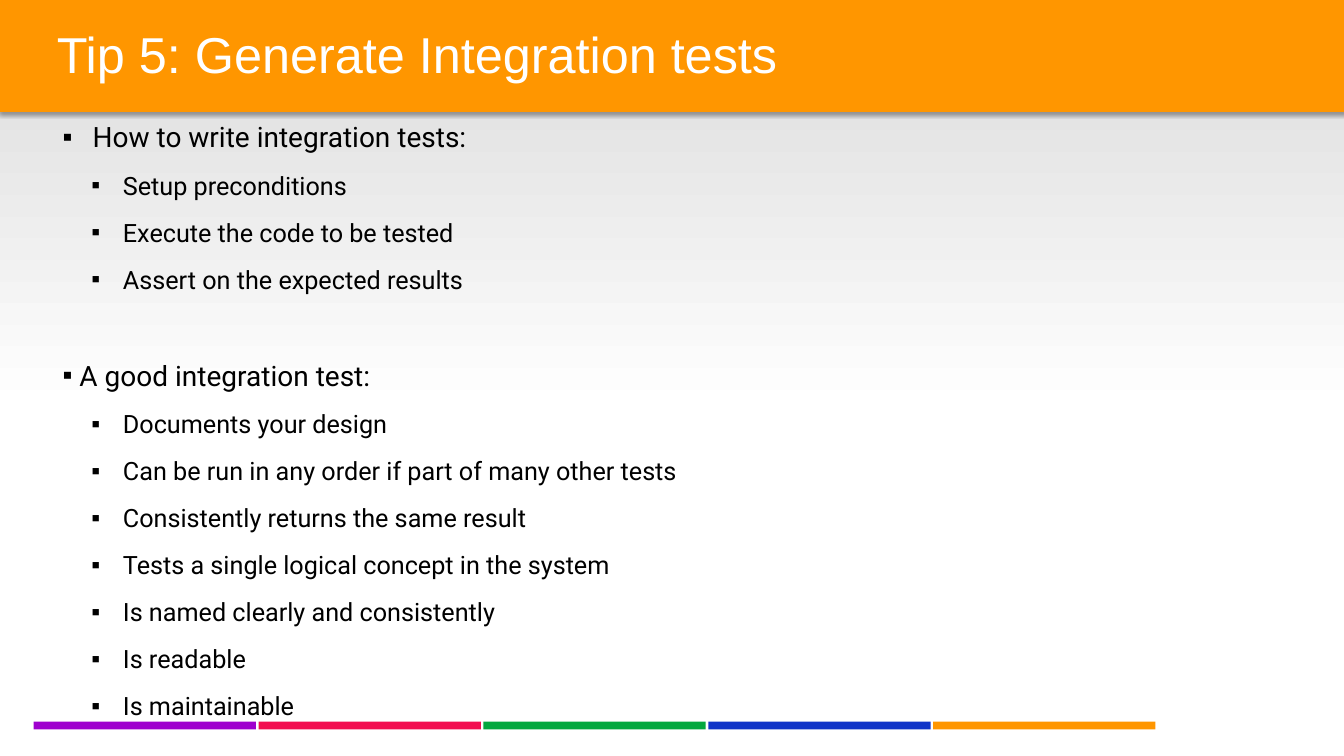
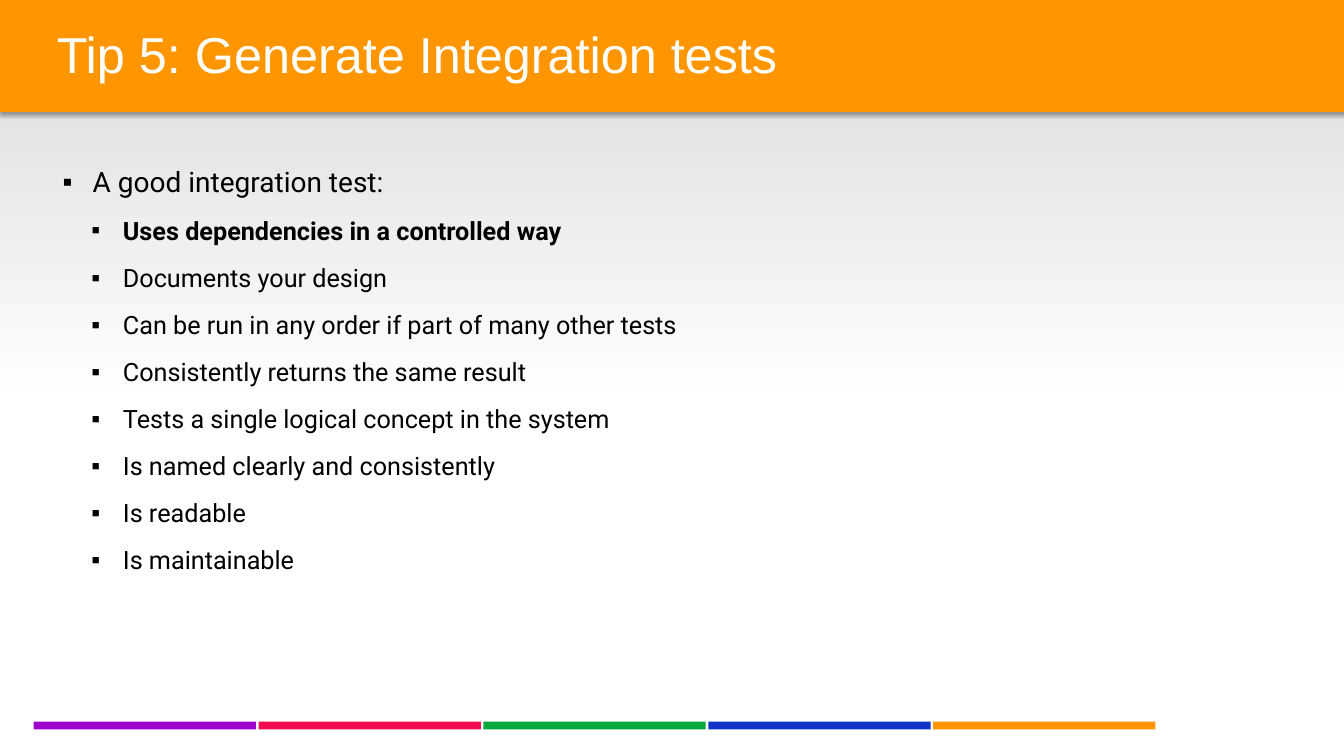
Before and after one commit to lgoldin/TestOrientedDevelopment, a slide deck: slide 16 of DesigningTestableApplications - Part II - DB Integration & Legacy Code.pptx (slide 15 before the commit). Drawn at 1344x756 pixels with LibreOffice and Linux fonts; fonts in the diff are those of the drawing; background and template pictures are left out. Boxes give left, top, right and bottom in pixels: in the first picture for what was removed or moved away, otherwise in the second. Text is boxed around its words. In the diff, an @@ line names an element or a change of style, - is before the commit and + after.

```diff
--- a/DesigningTestableApplications - Part II - DB Integration & Legacy Code.pptx
+++ b/DesigningTestableApplications - Part II - DB Integration & Legacy Code.pptx
@@ text at (93,127,466,294): paragraphs removed @@
-▪ How to write integration tests:
-  ▪ Setup preconditions
-  ▪ Execute the code to be tested
-  ▪ Assert on the expected results
@@ text "A good integration test:": place and size @@
-text "A good integration test:" at (79,127,677,716)
+text "A good integration test:" at (93,171,677,570)
@@ text at (93,171,383,198): indent changed @@
@@ text at (123,221,561,246): paragraph added @@
+  ▪ Uses dependencies in a controlled way
```
Also in this commit, not shown: 3 other slides changed, 2 slides added.
